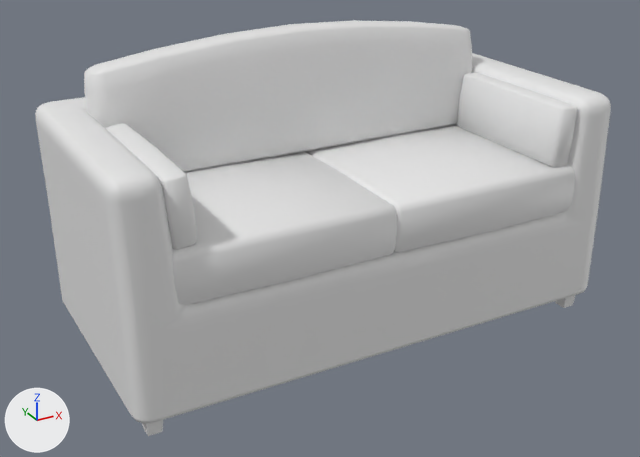
Two versions of the FBX model Assets/ART/Meshes/LIVING ROOM/SM_Couch.fbx, one commit apart.
Camera for both pictures: a 50 mm lens placed at (-1.44, -2.56, 1.63), pointed at (-0.08, -0.07, 0.39). The lights are fixed; the arrows at lower left show +X, +Y and +Z. The picture after the commit comes second. Where no turn or scale is listed for an object, it has been applied to the vertices.

In view in the first picture: 'SM_Couch'.
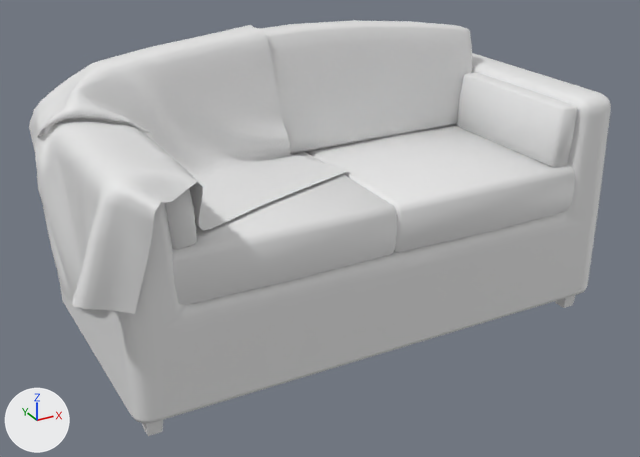
Location of each change, [x1, y1, x2, y2] in pixels of the pictures (640 x 457 px):
'SM_Couch', reshaped: before [35, 20, 611, 436]; after [29, 20, 611, 436]
part 1 of me_mesh, added: after [29, 25, 350, 314]

The edits, one by one:
me_mesh is used by ob_sm_couch; location (0.0, 0.0, 0.0).
me_mesh had 985 vertices, 971 faces and spanned x -0.9..0.9, y -0.45..0.45, z 0.0..1.03.
me_mesh now has 2707 vertices, 5202 faces and spans x -1.02..0.9, y -0.53..0.5, z 0.0..1.04.
me_mesh part 1: a new loose piece of 1722 vertices spanning x -1.02..0.01, y -0.53..0.5, z 0.16..1.04.
